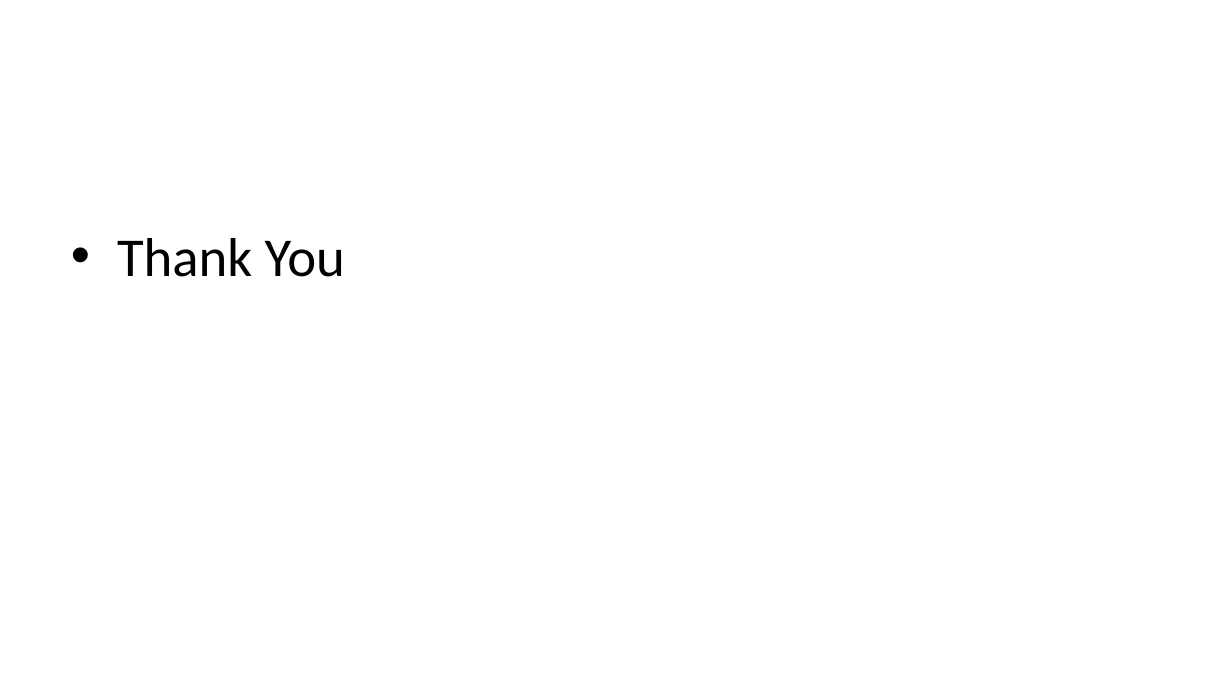
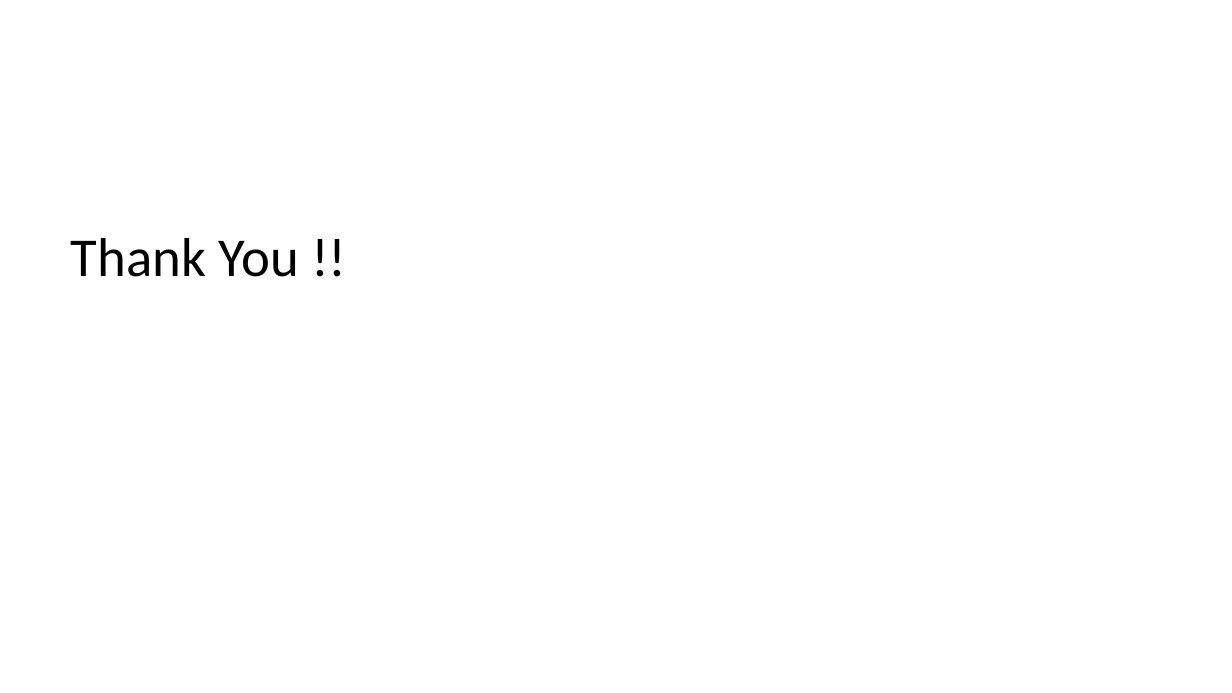
Before and after one commit to VamshiKrishna-1/Youtube_Video_Analysis_and_Prediction, a slide deck: slide 11 of Phase1 .pptx (slide 9 before the commit). Drawn at 1232x693 pixels with LibreOffice and Linux fonts; fonts in the diff are those of the drawing; background and template pictures are left out. Boxes give left, top, right and bottom in pixels: in the first picture for what was removed or moved away, otherwise in the second. Text is boxed around its words. In the diff, an @@ line names an element or a change of style, - is before the commit and + after.

```diff
--- a/Phase1 .pptx
+++ b/Phase1 .pptx
@@ text at (71, 238, 299, 277): text changed @@
-• Thank You
+Thank You !!
```
Also in this commit, not shown: 6 other slides changed, 2 slides added.
